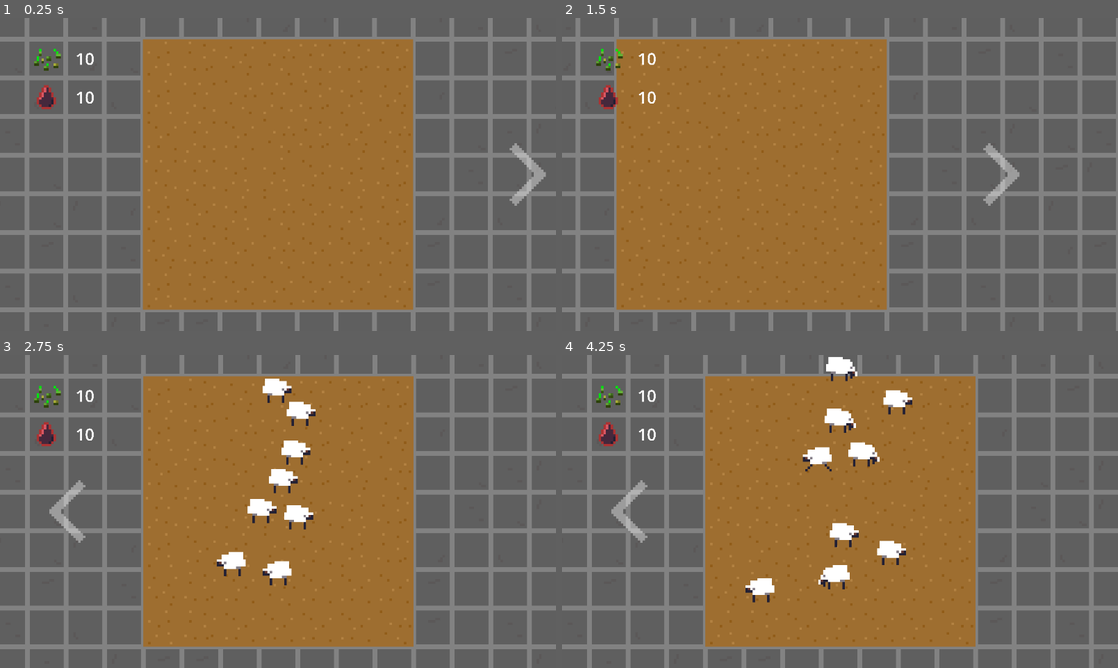
Above: before the commit, frames 1-4 (two rows, left to right).
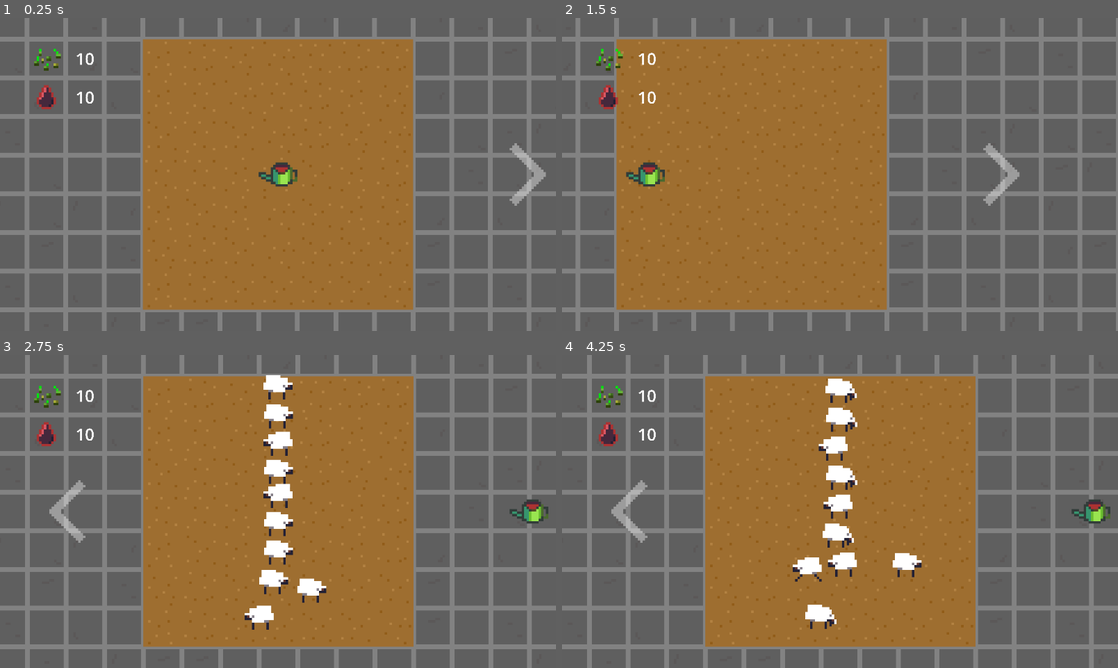
Above: after the commit, the same moments.

Repository: aeriab/giftjam_lebron
Game: Godot game, scene res://main/main.tscn
Two runs of this game, one before a commit and one after it. Both use one fixed random seed, a clock stepped at 60 frames per second and the inputs below.
Inputs (mouse positions are in pixels of both pictures, inside the frame that each line leads up to):
- Up to frame 1 (0.25 s): no input
- Up to frame 2 (1.5 s): click (1090, 174) at 0.5 s; click (628, 174) at 1.25 s
- Up to frame 3 (2.75 s): click (528, 511) at 2 s
- Up to frame 4 (4.25 s): click (628, 511) at 2.75 s; click (1090, 511) at 3.5 s

The runs differ from the first frame. In frame 1, 0.4% of the frame differs, in the area x 46-54%, y 46-54%; in frame 2, 0.4%; in frame 3, 4.0%; in frame 4, 4.5%, in the area x 33-99%, y 0-88%.

Commit message:
like github, but if it worked

Diff:
--- a/main/main.tscn
+++ b/main/main.tscn
@@ -6,6 +6,11 @@
 [ext_resource type="Script" uid="uid://bbx7s75li7nm5" path="res://main/cursor_setter.gd" id="3_xwkvk"]
 [ext_resource type="Texture2D" uid="uid://bv3l5syoqshv6" path="res://assets/Arrow.png" id="4_c651c"]
 [ext_resource type="PackedScene" uid="uid://bcfydsopsdlh7" path="res://sheep_minigame.tscn" id="4_kfbq2"]
+[ext_resource type="Script" uid="uid://b3ubw8dks0sh6" path="res://main/bind_cursor.gd" id="6_4dugh"]
+[ext_resource type="Texture2D" uid="uid://f22awimgbqef" path="res://assets/wateringCan.png" id="6_kfbq2"]
+
+[sub_resource type="CircleShape2D" id="CircleShape2D_4dugh"]
+radius = 30.0
 
 [node name="Main" type="Node2D"]
 
@@ -51,5 +56,17 @@
 position = Vector2(272, 0)
 gizmo_extents = 158.6
 
+[node name="BindCursor" type="Marker2D" parent="."]
+z_index = 10
+script = ExtResource("6_4dugh")
+
+[node name="CustomCursor" type="Sprite2D" parent="BindCursor"]
+texture = ExtResource("6_kfbq2")
+
+[node name="scarefield" type="Area2D" parent="BindCursor"]
+
+[node name="CollisionShape2D" type="CollisionShape2D" parent="BindCursor/scarefield"]
+shape = SubResource("CircleShape2D_4dugh")
+
 [connection signal="pressed" from="ArrowToMurder" to="Camera2D" method="_on_arrow_to_murder_pressed"]
 [connection signal="pressed" from="ArrowToEvilPlants" to="Camera2D" method="_on_arrow_to_evil_plants_pressed"]
Not shown: 1 places in main/main.tscn that only renumber resources
